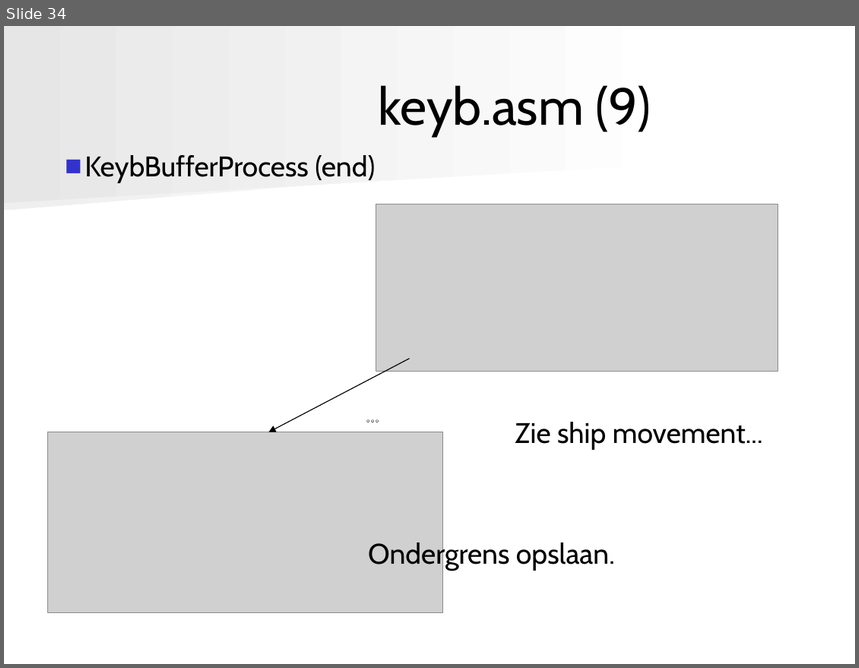
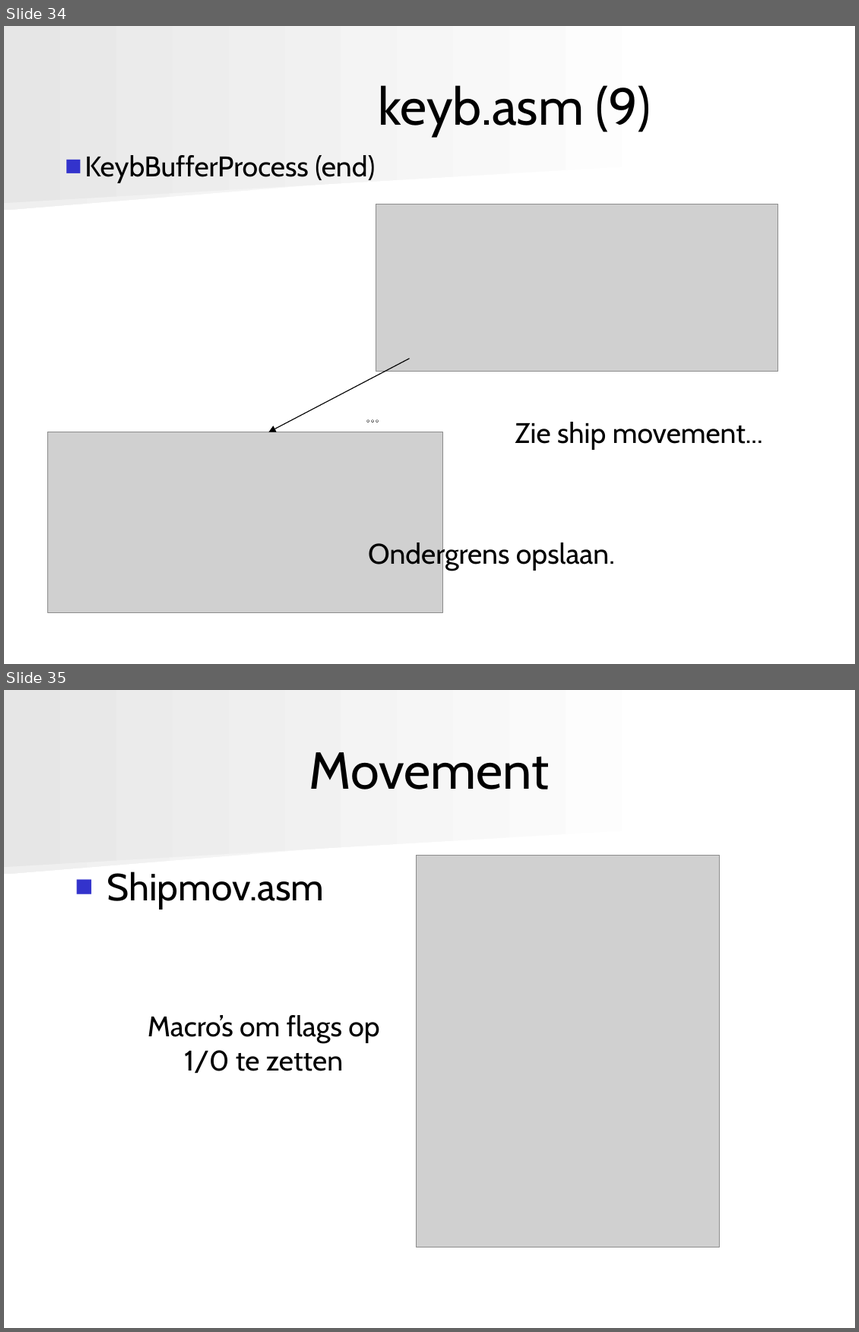
Before and after one commit to angryzor/space_invaders_8086, a slide deck: Presentatie.ppt. Shown one above the other, each under a label of ours: slide 34 before the commit, slides 34 and 35 after it. The pictures are 859x668 and 859x1332 pixels, drawn with LibreOffice and Linux fonts; fonts in the diff are those of the drawing; grey boxes stand for pictures. Boxes give left, top, right and bottom in pixels: in the first picture for what was removed or moved away, otherwise in the second. Text is boxed around its words. In the diff, an @@ line names an element or a change of style, - is before the commit and + after.

```diff
--- a/Presentatie.ppt
+++ b/Presentatie.ppt
@@ slide 35 added at (4,690,855,1328), background #FFFFFF; not listed: 2 template elements that a slide beside it also shows @@
@@ title added at (310,752,550,790), 44 pt, text #000000 @@
+Movement
@@ text added at (107,872,324,909), 32 pt, text #000000 @@
+■ Shipmov.asm
@@ picture added at (416,855,719,1248) @@
@@ text added at (148,1015,379,1074), 24 pt, text #000000 @@
+Macro’s om flags op 1/0 te zetten
```
Also in this commit, not shown: 4 slides changed, 7 other slides added.
